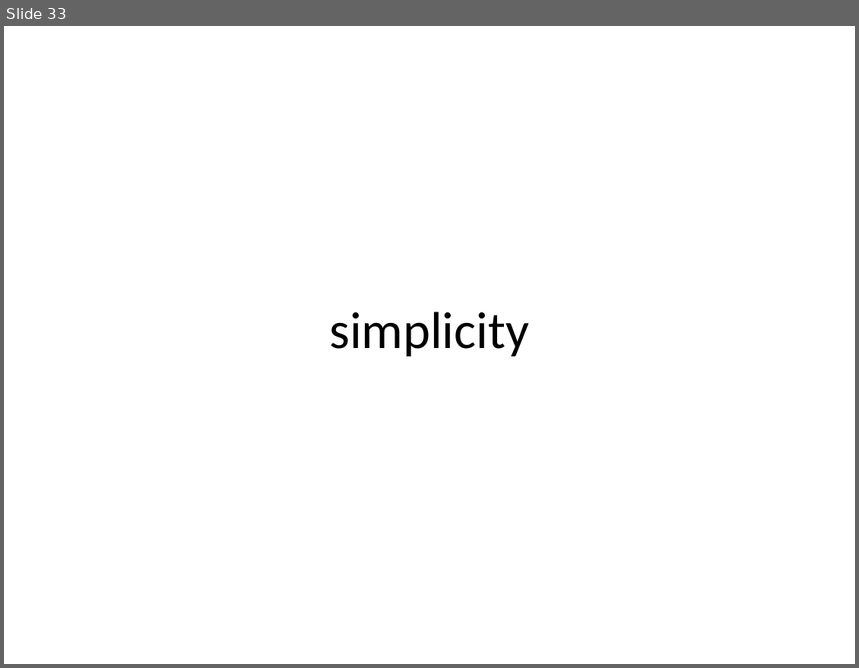
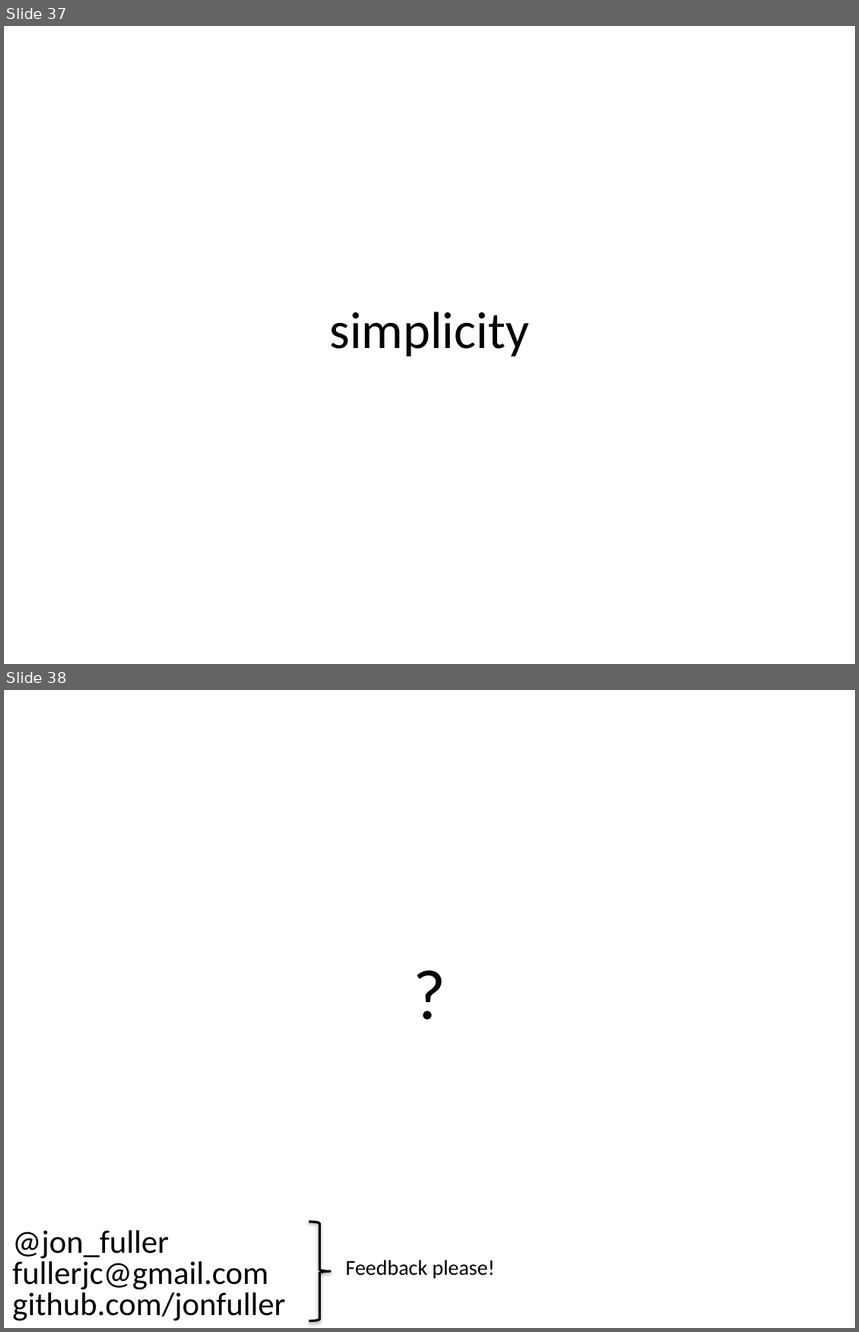
Before and after one commit to jonfuller/presentations, a slide deck: dependencies/dependencies.pptx. Shown one above the other, each under a label of ours: slide 33 before the commit, slides 37 and 38 after it. The pictures are 859x668 and 859x1332 pixels, drawn with LibreOffice and Linux fonts; fonts in the diff are those of the drawing. Boxes give left, top, right and bottom in pixels: in the first picture for what was removed or moved away, otherwise in the second. Text is boxed around its words. In the diff, an @@ line names an element or a change of style, - is before the commit and + after.

```diff
--- a/dependencies/dependencies.pptx
+++ b/dependencies/dependencies.pptx
@@ slide 38 added at (4,690,855,1328), background #FFFFFF @@
@@ title added at (47,939,813,1045), 60 pt, text #000000 @@
+?
@@ text added at (12,1230,285,1322), 27.5 pt, text #000000 @@
+@jon_fuller
+fullerjc@gmail.com
+github.com/jonfuller
@@ right brace added at (309,1222,330,1322), outline #000000 2 pt @@
@@ text added at (346,1260,495,1279), 18 pt, text #000000 @@
+Feedback please!
@@ what was slide 33 is now slide 37 @@
```
Also in this commit, not shown: 5 slides changed, 9 other slides added, 5 slides removed, 1 other file.
